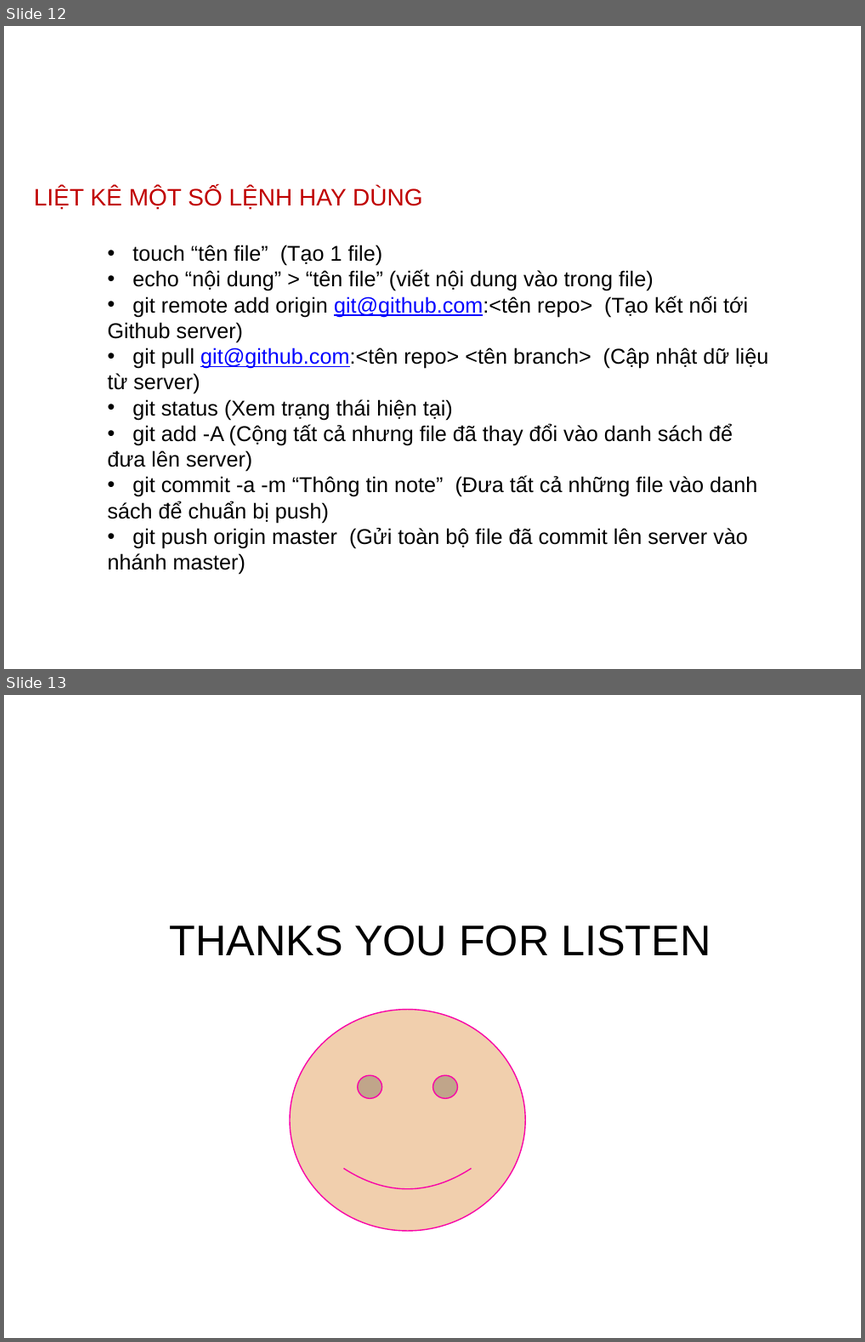
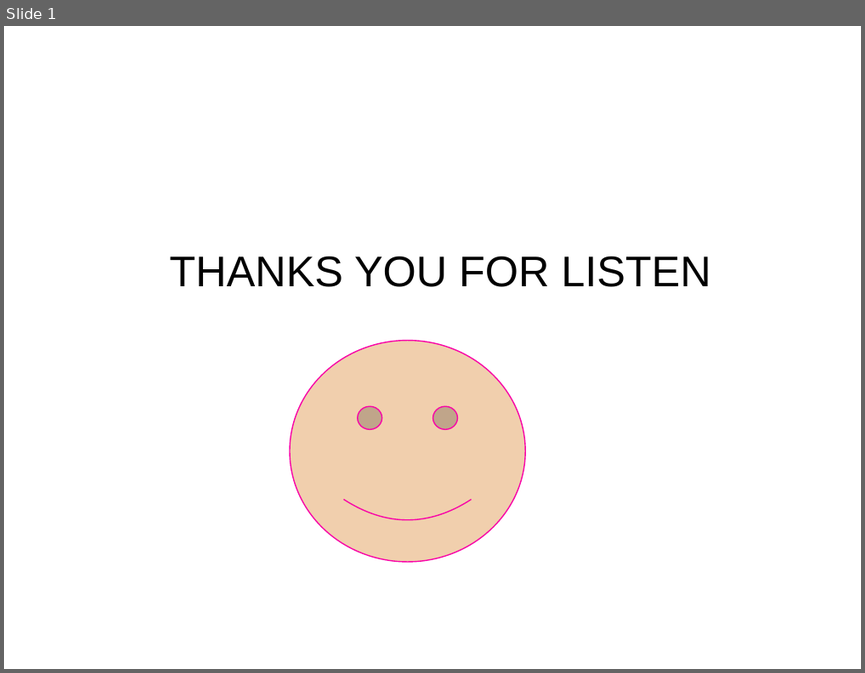
Before and after one commit to vothihoangyen/demo8-6-2017, a slide deck: 1.pptx. Shown one above the other, each under a label of ours: slides 12 and 13 before the commit, slide 1 after it. The pictures are 865x1342 and 865x673 pixels, drawn with LibreOffice and Linux fonts; fonts in the diff are those of the drawing; background and template pictures are left out. Boxes give left, top, right and bottom in pixels: in the first picture for what was removed or moved away, otherwise in the second. Text is boxed around its words. In the diff, an @@ line names an element or a change of style, - is before the commit and + after.

```diff
--- a/1.pptx
+++ b/1.pptx
@@ slide 12 removed at (4,26,861,669), background #FFFFFF; not listed: 1 template element that a slide beside it also shows @@
@@ text removed at (34,187,422,210) @@
-LIỆT KÊ MỘT SỐ LỆNH HAY DÙNG
@@ text removed at (108,244,768,574) @@
-• touch “tên file” (Tạo 1 file)
-• echo “nội dung” > “tên file” (viết nội dung vào trong file)
-• git remote add origin git@github.com:<tên repo> (Tạo kết nối tới Github server)
-• git pull git@github.com:<tên repo> <tên branch> (Cập nhật dữ liệu từ server)
-• git status (Xem trạng thái hiện tại)
-• git add -A (Cộng tất cả nhưng file đã thay đổi vào danh sách để đưa lên server)
-• git commit -a -m “Thông tin note” (Đưa tất cả những file vào danh sách để chuẩn bị push)
-• git push origin master (Gửi toàn bộ file đã commit lên server vào nhánh master)
@@ what was slide 13 is now slide 1 @@
```
Also in this commit, not shown: 11 other slides removed.
